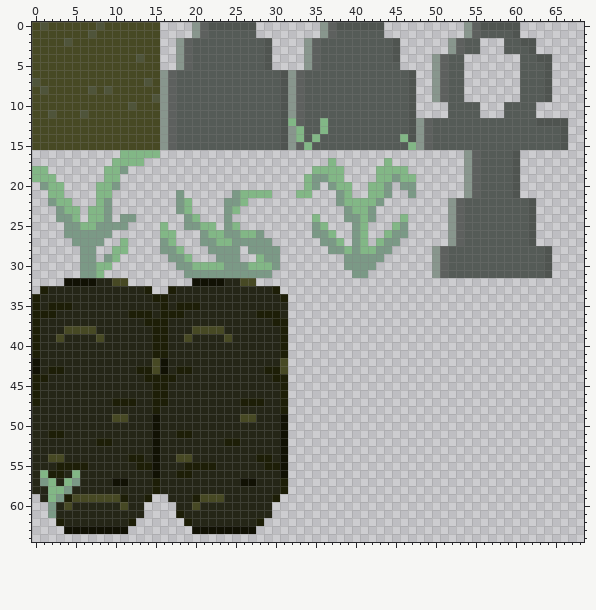
Two versions of one sprite sheet, Assets/shadow_hunters_tilemap_16.png. Above, as it was before the edit.
The file is 80x80 pixels. Colours within 5 levels of each other are drawn and written as one. Shown: x 0..68, y 0..64.
The result:
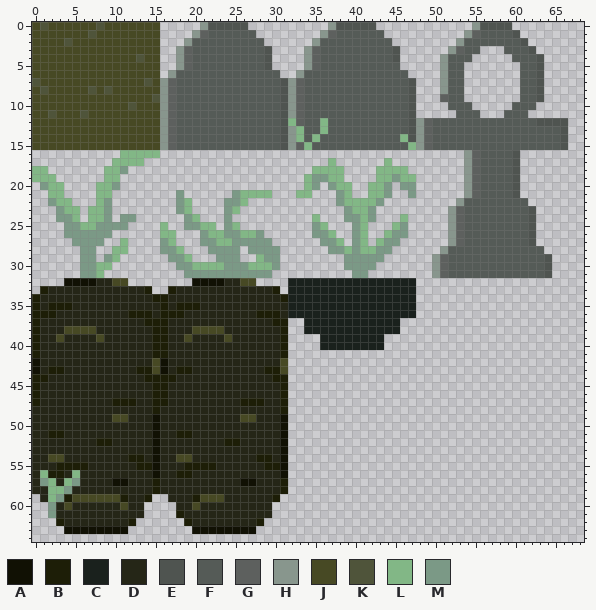
Palette (. is transparent): A #111104  B #1d1e07  C #1a211d  D #252617  E #4f5450  F #555b57  G #5d605e  H #88968d  J #474924  K #4f543a  L #82b786  M #7b9986
Changes in this commit:
@@ x 0..68 @@
- 0 JKJJJJJJKJJJJJJJ....HGEEEEEE........HGEEEEEE..........HGEEEEE........
+ 0 JKJJJJJJKJJJJJJJ.....HEEEEE..........HEEEEE............HEEEE.........
  1 JJJJJJJKJJJJJJJJ....HGFFFFFF........HGFFFFFF..........HGFFFFE........
- 2 JJJJKJJJJJJJJJJJ..HGFFFFFFFFFE....HGFFFFFFFFFE......HGFF...FFEE......
+ 2 JJJJKJJJJJJJJJJJ...HFFFFFFFFF......HFFFFFFFFF........HFFFFFFFE.......
  3 JJJJJJJJJJJJJJJJ..HGFFFFFFFFFE....HGFFFFFFFFFE......HGFF...FFFE......
- 4 JJJJJJJJJJJJJKJJ..HGFFFFFFFFFE....HGFFFFFFFFFE....HGFF.......FFEE....
- 5 JJJJJJJJJJJJJJJJ..HGFFFFFFFFFE....HGFFFFFFFFFF....HGFF.......FFFE....
- 6 JJJJJJJJJJJJJJJJHGFFFFFFFFFFFFFEHGFFFFFFFFFFFFFE..HGFF.......FFFE....
- 7 KJJJJJJJJJJJJJKJHGFFFFFFFFFFFFFEHGFFFFFFFFFFFFFE..HGFF.......FFFE....
- 8 JKJJJJJKJKJJJJJJHGFFFFFFFFFFFFFEHGFFFFFFFFFFFFFE..HGFF.......FFFE....
- 9 JJJJJJJJJJJJJJJKHGFFFFFFFFFFFFFEHGFFFFFFFFFFFFFE..HGFF.......FFFE....
-10 JJJJJJJJJJJJKJJJHGFFFFFFFFFFFFFEHGFFFFFFFFFFFFFE....FFFF...FFFF......
-11 JJKJJJKJJJJJJJJJHGFFFFFFFFFFFFFEHGFFFFFFFFFFFFFE....FFFF...FFFF......
+ 4 JJJJJJJJJJJJJKJJ..HGFFFFFFFFFE....HGFFFFFFFFFE.....HFFF.....FFFE.....
+ 5 JJJJJJJJJJJJJJJJ..HGFFFFFFFFFE....HGFFFFFFFFFF.....HFF.......FFE.....
+ 6 JJJJJJJJJJJJJJJJ.HFFFFFFFFFFFFF..HFFFFFFFFFFFFF....HFF.......FFE.....
+ 7 KJJJJJJJJJJJJJKJHGFFFFFFFFFFFFFEHGFFFFFFFFFFFFFE...HFF.......FFE.....
+ 8 JKJJJJJKJKJJJJJJHGFFFFFFFFFFFFFEHGFFFFFFFFFFFFFE...HFF.......FFE.....
+ 9 JJJJJJJJJJJJJJJKHGFFFFFFFFFFFFFEHGFFFFFFFFFFFFFE...GFF.......FFE.....
+10 JJJJJJJJJJJJKJJJHGFFFFFFFFFFFFFEHGFFFFFFFFFFFFFE....FFF.....FFF......
+11 JJKJJJKJJJJJJJJJHGFFFFFFFFFFFFFEHGFFFFFFFFFFFFFE.....FFF...FFF.......
 12 JJJJJJJJJJJJJJJJHGFFFFFFFFFFFFFELGFFLFFFFFFFFFFEHGFFFFFFFFFFFFFEEEE..
@@ x 50..64 @@
 21 ....HGFFFFE....
-22 ..HGFFFFFFFFE..
+22 ...HFFFFFFFF...
 23 ..HGFFFFFFFFE..
@@ x 48..66 @@
 27 ....HGFFFFFFFFE....
-28 ..HGFFFFFFFFFFFFE..
+28 ...HFFFFFFFFFFFF...
 29 ..HGFFFFFFFFFFFFE..
@@ x 30..49 @@
 31 ..........MM........
-32 ....................
-33 B...................
-34 DB..................
-35 DD..................
-36 BD..................
-37 BB..................
-38 DB..................
-39 DB..................
-40 DB..................
+32 ..CCCCCCCCCCCCCCCC..
+33 B.CCCCCCCCCCCCCCCC..
+34 DBCCCCCCCCCCCCCCCC..
+35 DDCCCCCCCCCCCCCCCC..
+36 BDCCCCCCCCCCCCCCCC..
+37 BB..CCCCCCCCCCCC....
+38 DB..CCCCCCCCCCCC....
+39 DB....CCCCCCCC......
+40 DB....CCCCCCCC......
 41 DB..................
